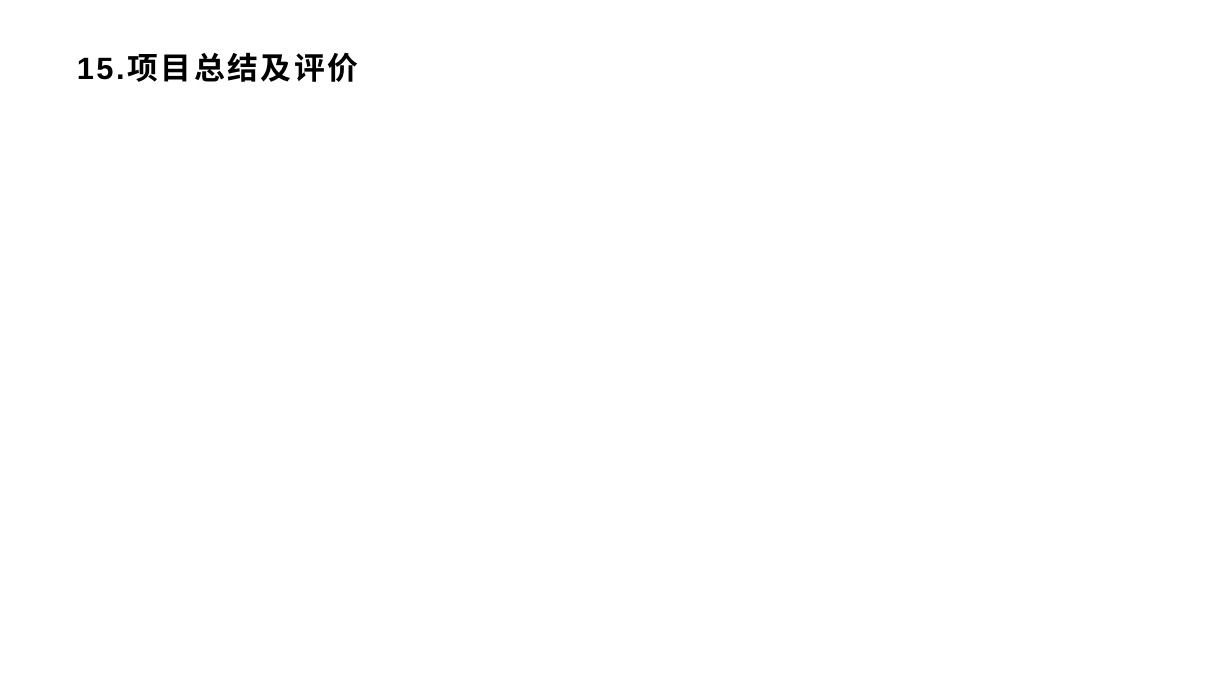
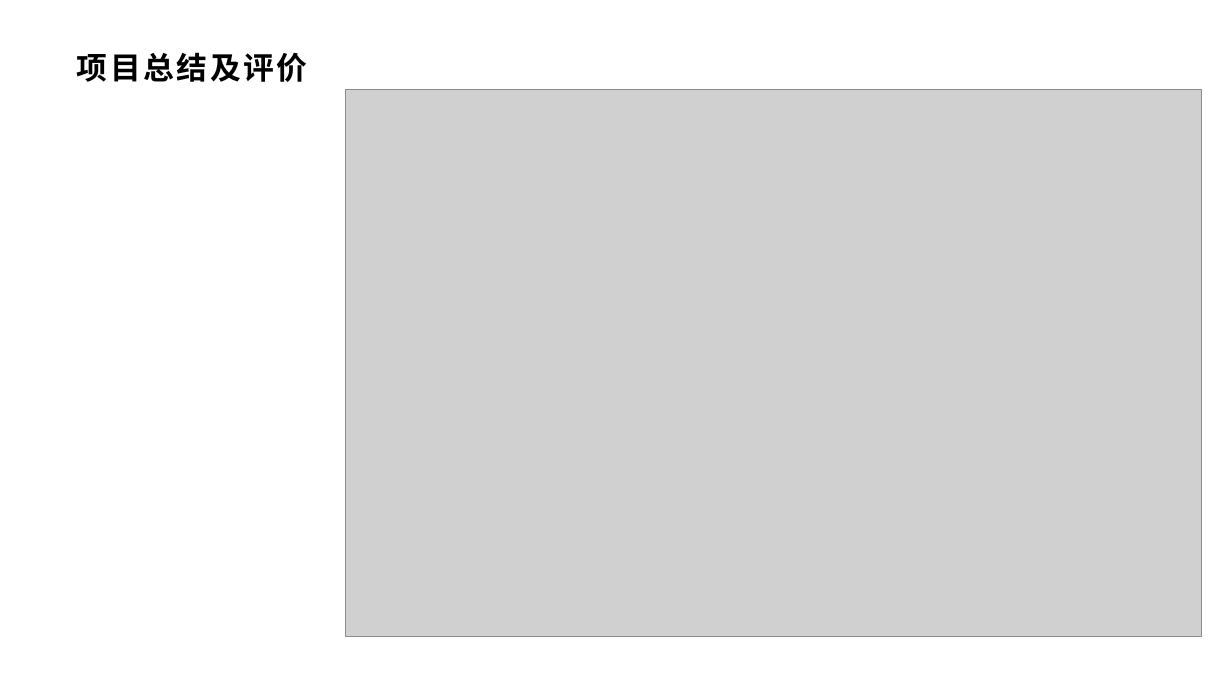
Before and after one commit to xlisses/ruang, a slide deck: slide 16 of 9.final/实现评审.pptx (slide 18 before the commit). Drawn at 1232x693 pixels with LibreOffice and Linux fonts; fonts in the diff are those of the drawing; grey boxes stand for pictures; background and template pictures are left out. Boxes give left, top, right and bottom in pixels: in the first picture for what was removed or moved away, otherwise in the second. Text is boxed around its words. In the diff, an @@ line names an element or a change of style, - is before the commit and + after.

```diff
--- a/9.final/实现评审.pptx
+++ b/9.final/实现评审.pptx
@@ title at (77, 52, 308, 82): text changed @@
-15.项目总结及评价
+项目总结及评价
@@ picture added at (346, 90, 1202, 637) @@
```
Also in this commit, not shown: 14 other slides changed, 1 slide added, 2 slides removed.
